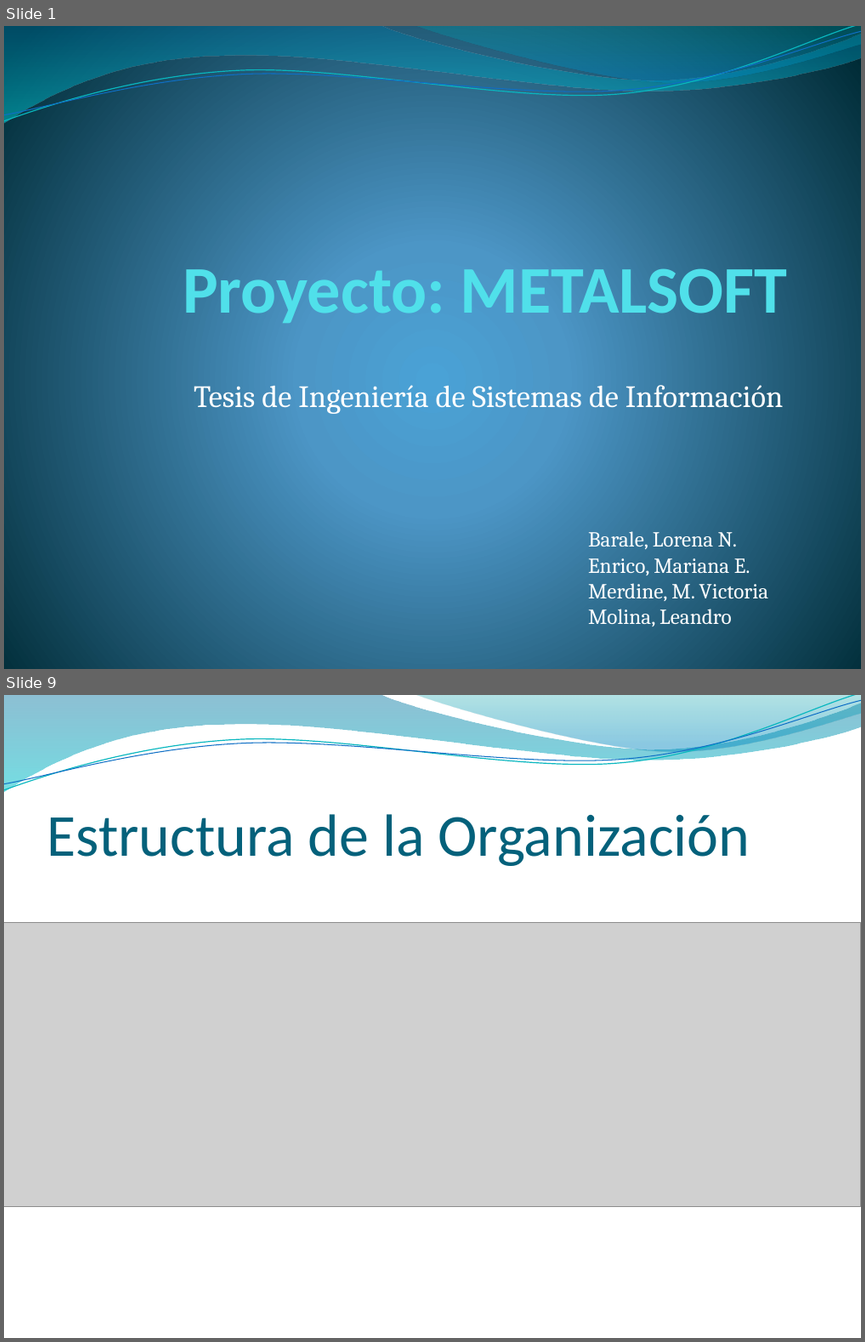
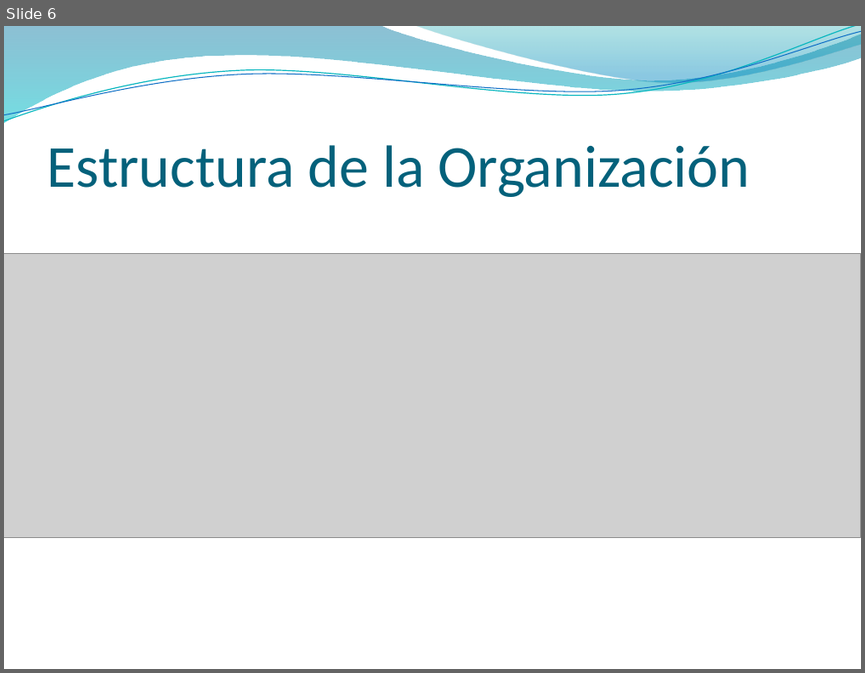
Before and after one commit to NinoMolina/metalurgica, a slide deck: 04_presentaciones/01_InfPreliminar_ModeloNegocio.pptx. Shown one above the other, each under a label of ours: slides 1 and 9 before the commit, slide 6 after it; the slides between them are not shown. The pictures are 865x1342 and 865x673 pixels, drawn with LibreOffice and Linux fonts; fonts in the diff are those of the drawing; grey boxes stand for pictures; background and template pictures are left out. Boxes give left, top, right and bottom in pixels: in the first picture for what was removed or moved away, otherwise in the second. Text is boxed around its words. In the diff, an @@ line names an element or a change of style, - is before the commit and + after.

```diff
--- a/04_presentaciones/01_InfPreliminar_ModeloNegocio.pptx
+++ b/04_presentaciones/01_InfPreliminar_ModeloNegocio.pptx
@@ slide 1 removed at (x1=4, y1=26, x2=861, y2=669), background gradient #4AA0D6 to #4C98C7 to #002C38; not listed: 4 template elements that a slide beside it also shows @@
@@ title removed at (x1=182, y1=256, x2=788, y2=328) @@
-Proyecto: METALSOFT
@@ subtitle removed at (x1=194, y1=385, x2=783, y2=414) @@
-Tesis de Ingeniería de Sistemas de Información
@@ text removed at (x1=588, y1=531, x2=768, y2=626) @@
-Barale, Lorena N.
-Enrico, Mariana E.
-Merdine, M. Victoria
-Molina, Leandro
@@ what was slide 9 is now slide 6 @@
```
Also in this commit, not shown: 4 slides changed, 29 slides added, 9 other slides removed.
